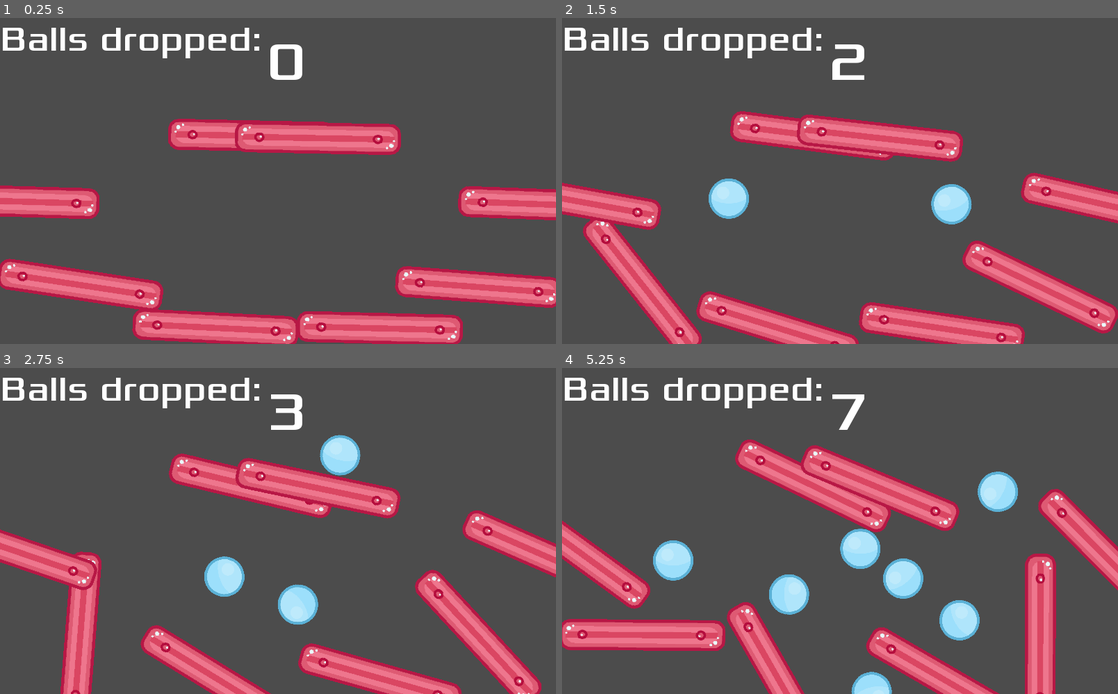
Above: before the commit, frames 1-4 (two rows, left to right).
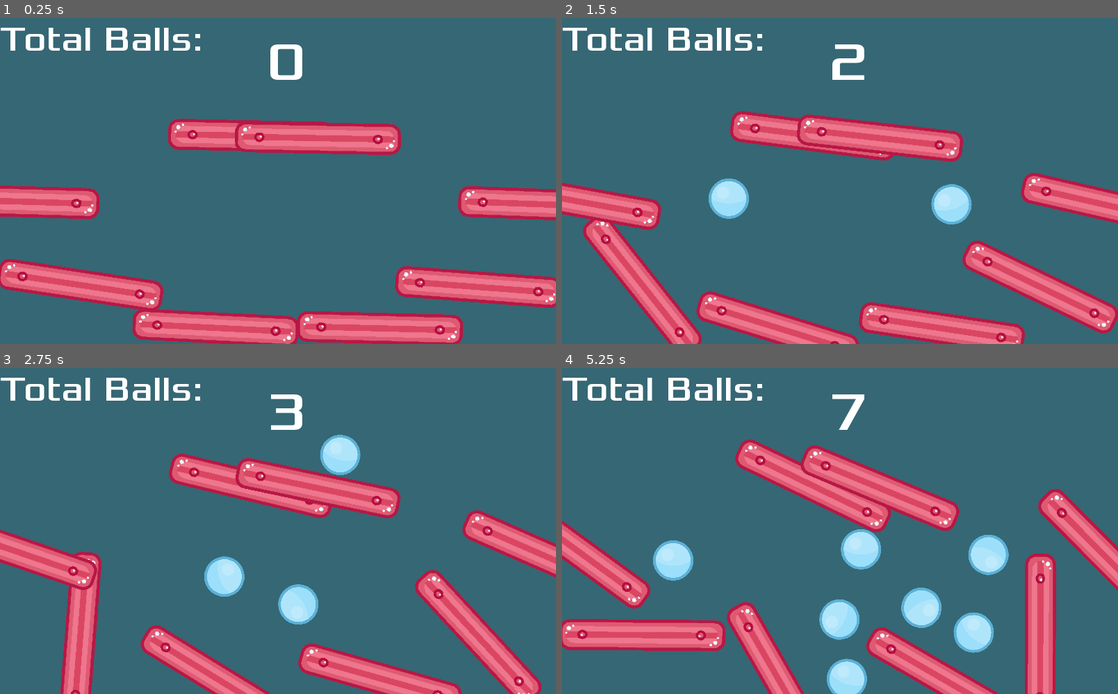
Above: after the commit, the same moments.

Repository: ahungry/games-scratch
Game: Godot game, scene res://Main.tscn
Two runs of this game, one before a commit and one after it. Both use one fixed random seed, a clock stepped at 60 frames per second and the inputs below.
Inputs (mouse positions are in pixels of both pictures, inside the frame that each line leads up to):
- Up to frame 1 (0.25 s): no input
- Up to frame 2 (1.5 s): move the mouse to (962, 164) at 0.52 s; press the mouse at (962, 164) at 0.53 s; move the mouse to (728, 197) at 1.27 s; release the mouse at (728, 197) at 1.28 s; click (728, 197) at 1.35 s
- Up to frame 3 (2.75 s): move the mouse to (333, 459) at 2.02 s; press the mouse at (333, 459) at 2.03 s
- Up to frame 4 (5.25 s): move the mouse to (812, 596) at 2.77 s; release the mouse at (812, 596) at 2.78 s; click (812, 596) at 2.85 s; move the mouse to (1006, 579) at 3.52 s; press the mouse at (1006, 579) at 3.53 s; move the mouse to (673, 482) at 4.27 s; release the mouse at (673, 482) at 4.28 s; click (673, 482) at 4.35 s; move the mouse to (867, 531) at 5.02 s; press the mouse at (867, 531) at 5.03 s

The runs differ from the first frame. In frame 1, 81% of the frame differs, in the area x 0-100%, y 0-100%; in frame 2, 80%; in frame 3, 80%; in frame 4, 80%.

Commit message:
Add background with color

Diff:
--- a/falling-balls/Ball.gd
+++ b/falling-balls/Ball.gd
@@ -15,6 +15,7 @@
 	state.set_linear_velocity(velocity + direction * dt)
 
 func _ready():
+	add_to_group("balls")
 	screensize = get_viewport_rect().size
 	set_use_custom_integrator(true)
 
@@ -25,8 +26,14 @@
 	if _gdir_y == 0:
 		_gdir_y = -1
 
-	position.x = clamp(position.x, 0, screensize.x)
-	position.y = clamp(position.y, 0, screensize.y)
+	if position.x > screensize.x or position.x < 0:
+		queue_free()
+
+	if position.y > screensize.y or position.y < 0:
+		queue_free()
+
+	#position.x = clamp(position.x, 0, screensize.x)
+	#position.y = clamp(position.y, 0, screensize.y)
 	#if Input.get_accelerometer().x < 0:
 
 	#if Input.get_accelerometer().x < 0:
--- a/falling-balls/HUD.gd
+++ b/falling-balls/HUD.gd
@@ -13,7 +13,8 @@
 	pass
 
 func _process(delta):
-	$Score.text = str(score)
+	#$Score.text = str(score)
+	$Score.text = str(get_tree().get_nodes_in_group("balls").size())
 #	# Called every frame. Delta is time since last frame.
 #	# Update game logic here.
 #	pass
--- a/falling-balls/HUD.tscn
+++ b/falling-balls/HUD.tscn
@@ -66,7 +66,7 @@
 size_flags_horizontal = 1
 size_flags_vertical = 4
 custom_fonts/font = SubResource( 2 )
-text = "Balls dropped:"
+text = "Total Balls:"
 percent_visible = 1.0
 lines_skipped = 0
 max_lines_visible = -1
--- a/falling-balls/Main.tscn
+++ b/falling-balls/Main.tscn
@@ -18,7 +18,23 @@
 script = ExtResource( 1 )
 Ball = ExtResource( 2 )
 
-[node name="WallContainer" type="Node" parent="." index="0"]
+[node name="BG" type="ColorRect" parent="." index="0"]
+
+anchor_left = 0.0
+anchor_top = 0.0
+anchor_right = 0.0
+anchor_bottom = 0.0
+margin_right = 1035.0
+margin_bottom = 617.0
+rect_pivot_offset = Vector2( 0, 0 )
+rect_clip_content = false
+mouse_filter = 0
+mouse_default_cursor_shape = 0
+size_flags_horizontal = 1
+size_flags_vertical = 1
+color = Color( 0.212448, 0.405439, 0.457031, 1 )
+
+[node name="WallContainer" type="Node" parent="." index="1"]
 
 [node name="Wall2" type="StaticBody2D" parent="WallContainer" index="0"]
 
@@ -84,6 +100,7 @@
 constant_angular_velocity = 0.0
 friction = 1.0
 bounce = 0.5
+_sections_unfolded = [ "Transform" ]
 __meta__ = {
 "_edit_group_": true
 }
@@ -155,7 +172,7 @@
 
 editor/display_folded = true
 position = Vector2( 30.2087, 337.685 )
-rotation = 0.698132
+rotation = 1.5708
 input_pickable = false
 collision_layer = 1
 collision_mask = 1
@@ -228,9 +245,9 @@
 shape = SubResource( 1 )
 _sections_unfolded = [ "Transform" ]
 
-[node name="HUD" parent="." index="1" instance=ExtResource( 4 )]
-
-[node name="Music" type="AudioStreamPlayer" parent="." index="2"]
+[node name="HUD" parent="." index="2" instance=ExtResource( 4 )]
+
+[node name="Music" type="AudioStreamPlayer" parent="." index="3"]
 
 stream = ExtResource( 5 )
 volume_db = 0.0
@@ -239,7 +256,7 @@
 mix_target = 0
 bus = "Master"
 
-[node name="Drop" type="AudioStreamPlayer" parent="." index="3"]
+[node name="Drop" type="AudioStreamPlayer" parent="." index="4"]
 
 pause_mode = 2
 stream = ExtResource( 6 )
